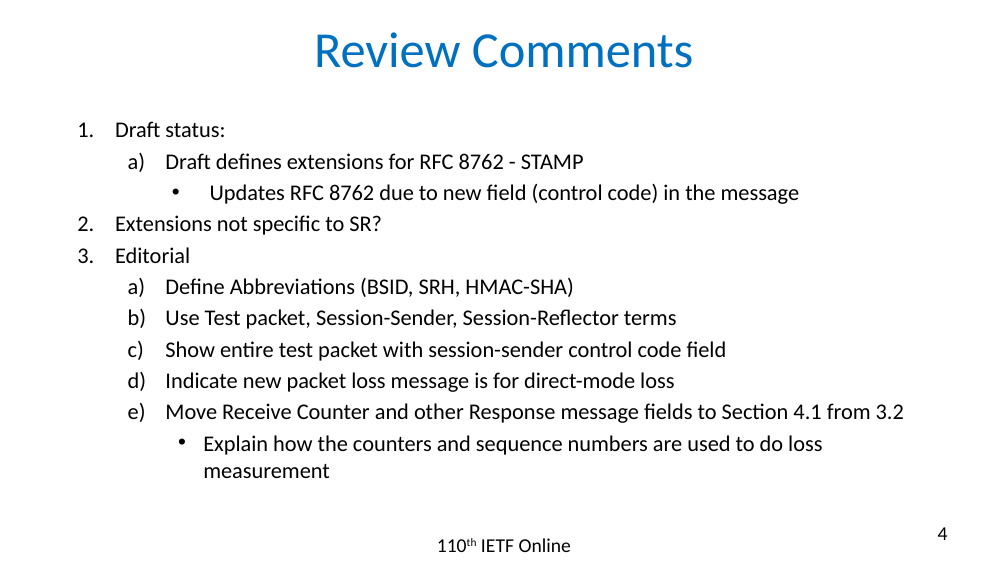
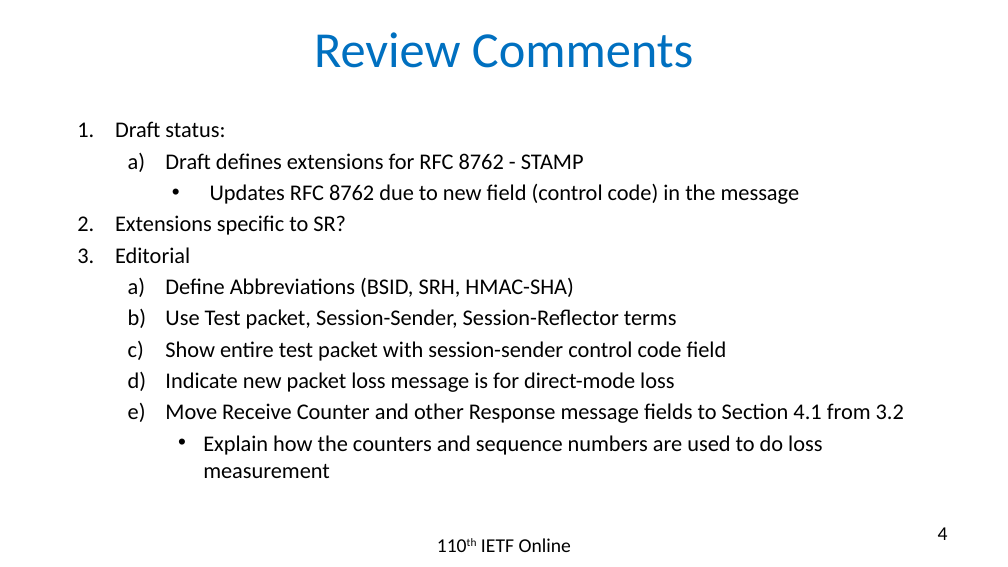
Before and after one commit to rakgandhi/ietf-slides, a slide deck: slide 4 of draft-gandhi-ippm-stamp-srpm-01.pptx. Drawn at 1008x567 pixels with LibreOffice and Linux fonts; fonts in the diff are those of the drawing. Boxes give left, top, right and bottom in pixels: in the first picture for what was removed or moved away, otherwise in the second. Text is boxed around its words. In the diff, an @@ line names an element or a change of style, - is before the commit and + after.

```diff
--- a/draft-gandhi-ippm-stamp-srpm-01.pptx
+++ b/draft-gandhi-ippm-stamp-srpm-01.pptx
@@ text at bbox=[115, 215, 346, 235]: text changed @@
-2. Extensions not specific to SR?
+2. Extensions specific to SR?
```
Also in this commit, not shown: 5 other slides changed, 1 other file.
